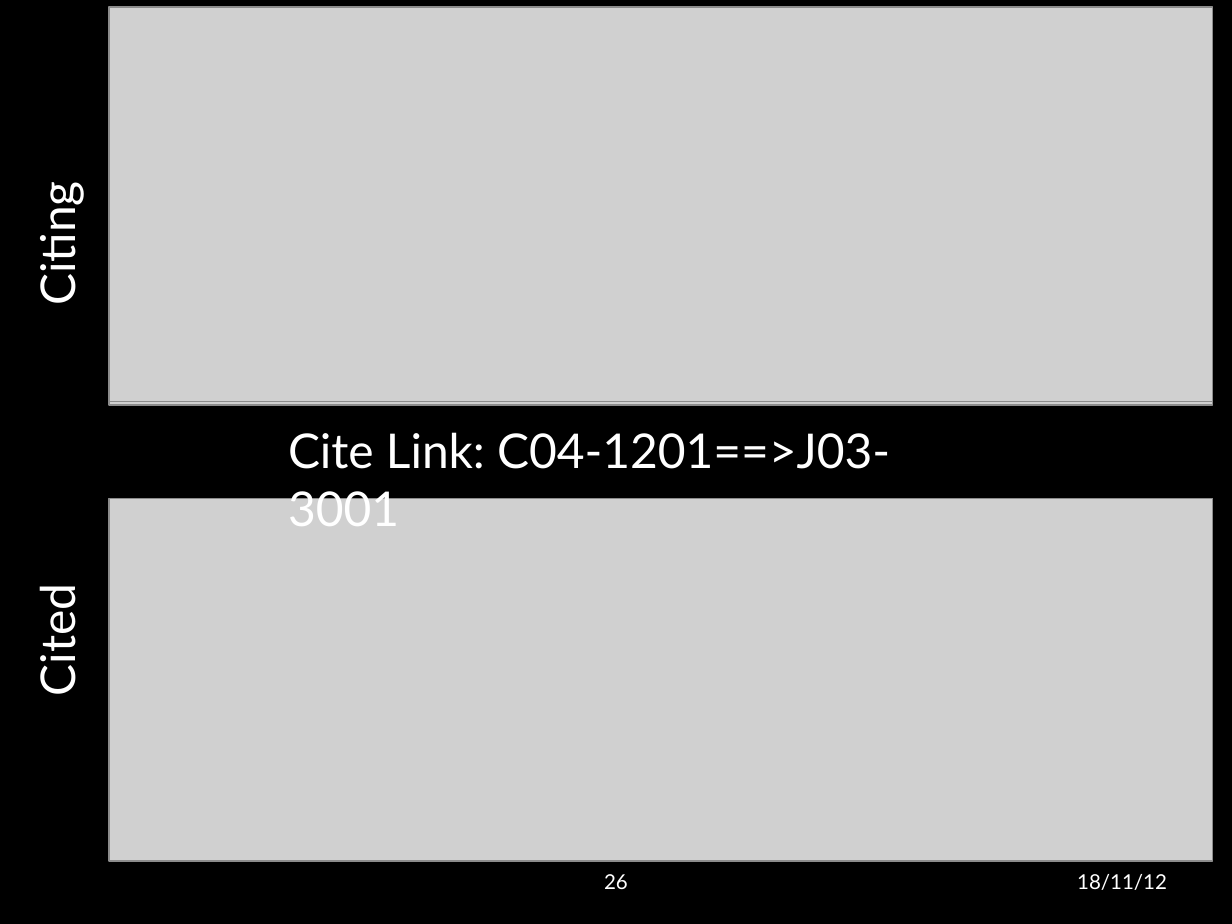
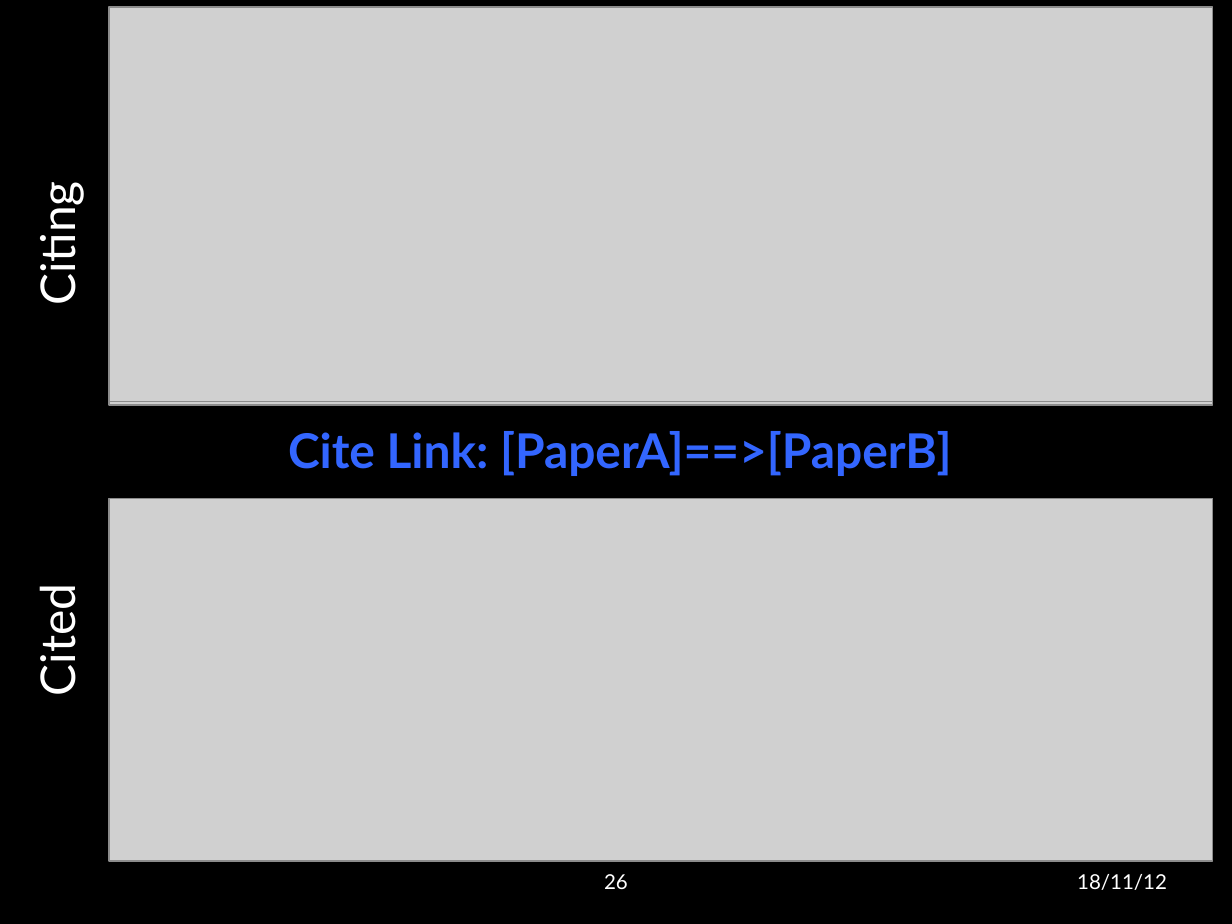
Before and after one commit to lwheng/fyp, a slide deck: slide 26 of presentation/final presentation.pptx. Drawn at 1232x924 pixels with LibreOffice and Linux fonts; fonts in the diff are those of the drawing; grey boxes stand for pictures; background and template pictures are left out. Boxes give left, top, right and bottom in pixels: in the first picture for what was removed or moved away, otherwise in the second. Text is boxed around its words. In the diff, an @@ line names an element or a change of style, - is before the commit and + after.

```diff
--- a/presentation/final presentation.pptx
+++ b/presentation/final presentation.pptx
@@ text at <box>288,431,951,476</box>: text changed; text colour #FFFFFF to #3366FF; bold on @@
-Cite Link: C04-1201==>J03-3001
+Cite Link: [PaperA]==>[PaperB]
```
Also in this commit, not shown: 11 other slides changed, 2 slides removed.
